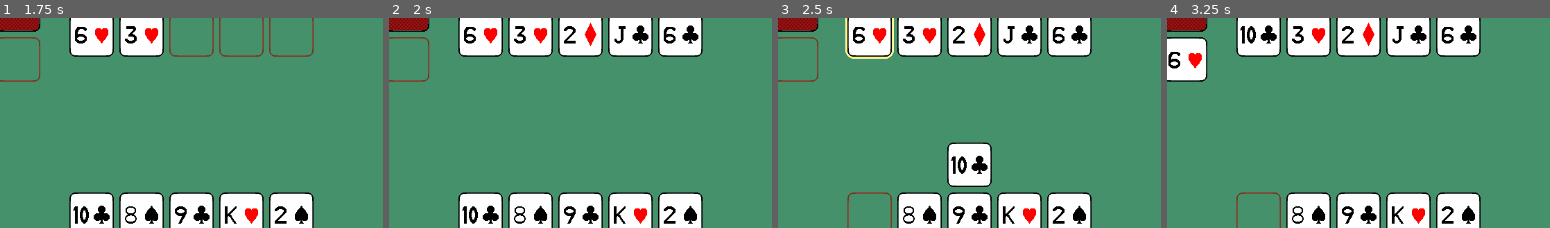
Above: before the commit, frames 1-4 (left to right).
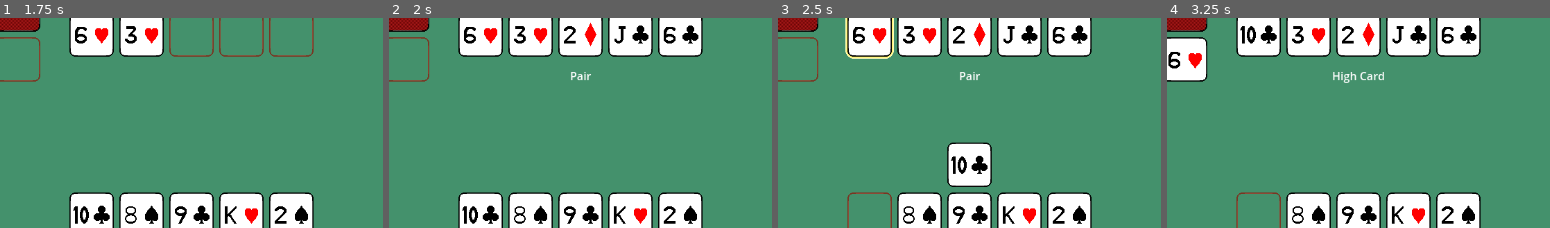
Above: after the commit, the same moments.

Repository: fitzgeraldkd/peeky-poker
Game: Godot game, scene res://scenes/main.tscn
Two runs of this game, one before a commit and one after it. Both use one fixed random seed, a clock stepped at 60 frames per second and the inputs below.
Inputs:
- Up to frame 1 (1.75 s): hold Right (right) 0.53-1.28 s; tap Space (select) at 0.6, 1.35 s; hold X (back) from 1.28 s (still down)
- Up to frame 2 (2 s): keep holding X (back)
- Up to frame 3 (2.5 s): release X (back) at 2.03 s; hold Right (right) from 2.03 s (still down); tap Space (select) at 2.1 s
- Up to frame 4 (3.25 s): keep holding Right (right); tap Space (select) at 2.85 s
The pictures show only the part of the screen within x 25-75%, y 46-96%; the shares and areas given below are measured in that part.

Frame 1 is identical in both runs. In frame 2, 0.1% of the frame differs, in the area x 47-53%, y 25-30%; in frame 3, 0.1%; in frame 4, 0.3%, in the area x 43-57%, y 25-31%.

Commit message:
Add logic to check hand in community cards

Diff:
--- a/scenes/card.gd
+++ b/scenes/card.gd
@@ -54,3 +54,9 @@
 func hide_hover_effect():
 	$HoverEffect.visible = false
 	$HoverEffect.stop()
+
+func get_value():
+	return {
+		"value": value,
+		"suit": suit,
+	}
--- a/scenes/community.gd
+++ b/scenes/community.gd
@@ -46,6 +46,8 @@
 	$Cards.add_child(card)
 	$Cards.move_child(card, index)
 	card.position = Vector2((index - 2) * Globals.CARD_SPACING, 0)
+	if $Cards.get_children().size() == 5:
+		_determine_hand()
 	await Utils.short_delay()
 
 func hide_hover_effects():
@@ -77,3 +79,9 @@
 
 func _on_player_unhighlight_community():
 	hide_hover_effects()
+
+func _determine_hand():
+	var cards = $Cards.get_children().map(func(card): return card.get_value())
+	var hand = Utils.determine_hand(cards)
+	var label = Globals.HAND_NAMES[hand]
+	$Label.text = label
--- a/scenes/community.tscn
+++ b/scenes/community.tscn
@@ -8,25 +8,20 @@
 empty_spot_scene = ExtResource("1_vg1c1")
 metadata/_edit_group_ = true
 
-[node name="EmptySpot" parent="." instance=ExtResource("1_vg1c1")]
-visible = false
-position = Vector2(-144, 0)
-
-[node name="EmptySpot2" parent="." instance=ExtResource("1_vg1c1")]
-visible = false
-position = Vector2(-72, 0)
-
-[node name="EmptySpot3" parent="." instance=ExtResource("1_vg1c1")]
-visible = false
-
-[node name="EmptySpot4" parent="." instance=ExtResource("1_vg1c1")]
-visible = false
-position = Vector2(72, 0)
-
-[node name="EmptySpot5" parent="." instance=ExtResource("1_vg1c1")]
-visible = false
-position = Vector2(144, 0)
-
 [node name="EmptySpots" type="Node2D" parent="."]
 
 [node name="Cards" type="Node2D" parent="."]
+
+[node name="Label" type="Label" parent="."]
+anchors_preset = 8
+anchor_left = 0.5
+anchor_top = 0.5
+anchor_right = 0.5
+anchor_bottom = 0.5
+offset_left = -16.5
+offset_top = 48.0
+offset_right = 16.5
+offset_bottom = 71.0
+grow_horizontal = 2
+grow_vertical = 2
+horizontal_alignment = 1
--- a/scenes/globals.gd
+++ b/scenes/globals.gd
@@ -3,3 +3,29 @@
 const CARDS_IN_HAND = 5
 const CARD_SPACING = 72
 const SHORT_DELAY = 0.3
+
+enum HANDS {
+    ROYAL_FLUSH,
+    STRAIGHT_FLUSH,
+    FOUR_OF_A_KIND,
+    FULL_HOUSE,
+    FLUSH,
+    STRAIGHT,
+    THREE_OF_A_KIND,
+    TWO_PAIR,
+    PAIR,
+    HIGH_CARD,
+}
+
+const HAND_NAMES = {
+    HANDS.ROYAL_FLUSH: "Royal Flush",
+    HANDS.STRAIGHT_FLUSH: "Straight Flush",
+    HANDS.FOUR_OF_A_KIND: "Four of a Kind",
+    HANDS.FULL_HOUSE: "Full House",
+    HANDS.FLUSH: "Flush",
+    HANDS.STRAIGHT: "Straight",
+    HANDS.THREE_OF_A_KIND: "Three of a Kind",
+    HANDS.TWO_PAIR: "Two Pair",
+    HANDS.PAIR: "Pair",
+    HANDS.HIGH_CARD: "High Card",
+}
--- a/scenes/utils.gd
+++ b/scenes/utils.gd
@@ -5,3 +5,65 @@
 
 func short_delay(n : int = 1):
 	return await n_seconds(Globals.SHORT_DELAY * n)
+
+func _is_flush(cards):
+	var suit = cards[0].suit
+	return cards.all(func(card): return card.suit == suit)
+
+func _is_straight(cards):
+	var values = cards.map(func(card): return card.value)
+	values.sort()
+	var prev_value = values[0]
+	for value in values.slice(1):
+		if (
+			value - prev_value != 1 and
+			not (prev_value == 1 and value == 10)
+		):
+			return false
+		prev_value = value
+	return true
+
+func _count_pairs(cards):
+	var counts = {}
+	for card in cards:
+		if card.value in counts:
+			counts[card.value] += 1
+		else:
+			counts[card.value] = 1
+	return counts
+
+func determine_hand(cards):
+	var is_flush = _is_flush(cards)
+	var is_straight = _is_straight(cards)
+	var is_straight_flush = is_straight && is_flush
+
+	if is_straight_flush:
+		var values = cards.map(func(card): return card.value)
+		if (
+			values.max() == 13 and
+			values.min() == 1
+		):
+			return Globals.HANDS.ROYAL_FLUSH
+		return Globals.HANDS.STRAIGHT_FLUSH
+
+	if is_flush:
+		return Globals.HANDS.FLUSH
+
+	if is_straight:
+		return Globals.HANDS.STRAIGHT
+
+	var counts = _count_pairs(cards).values()
+	if counts.has(4):
+		return Globals.HANDS.FOUR_OF_A_KIND
+
+	if counts.has(3):
+		if counts.has(2):
+			return Globals.HANDS.FULL_HOUSE
+		return Globals.HANDS.THREE_OF_A_KIND
+
+	if counts.has(2):
+		if counts.count(2) == 2:
+			return Globals.HANDS.TWO_PAIR
+		return Globals.HANDS.PAIR
+
+	return Globals.HANDS.HIGH_CARD
